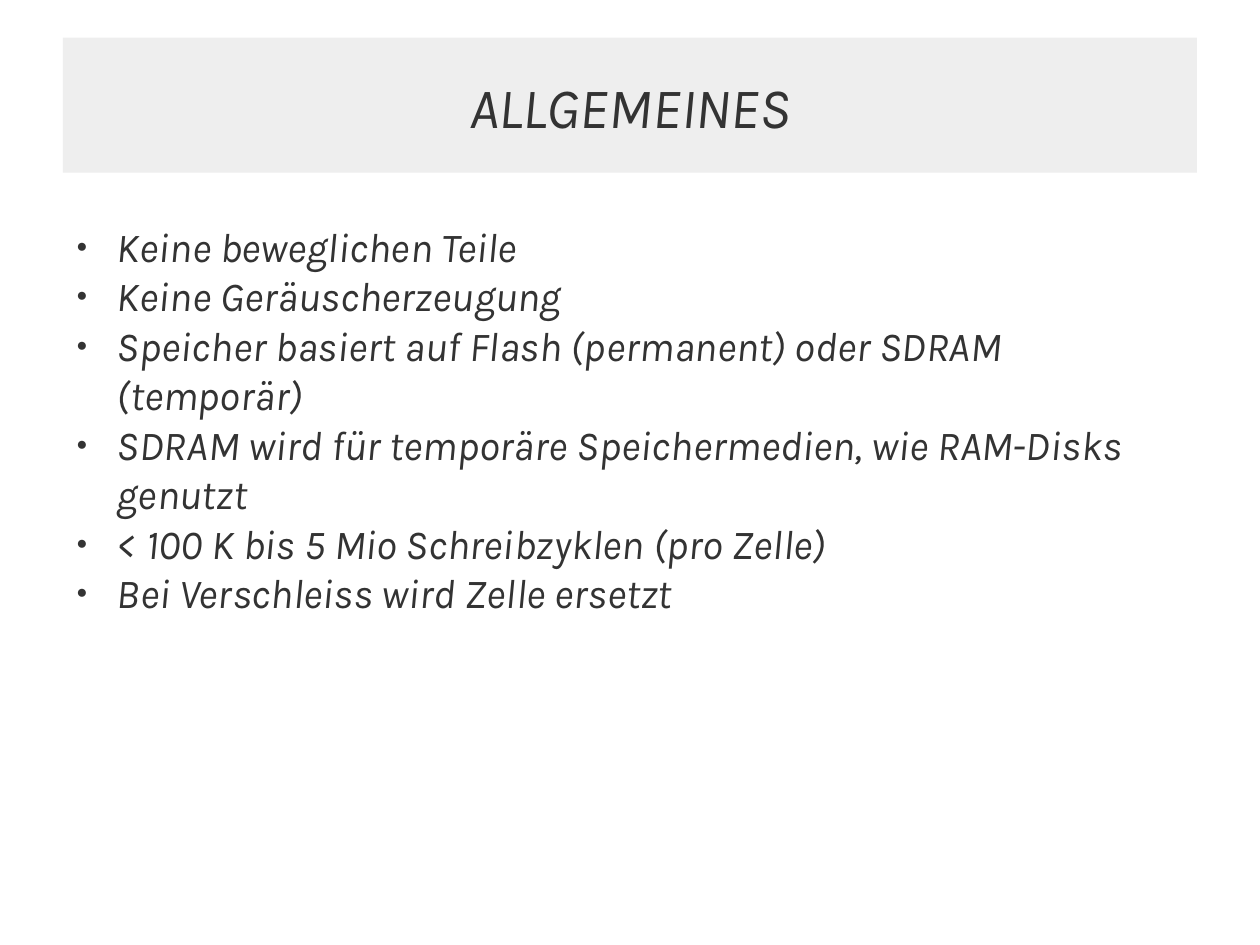
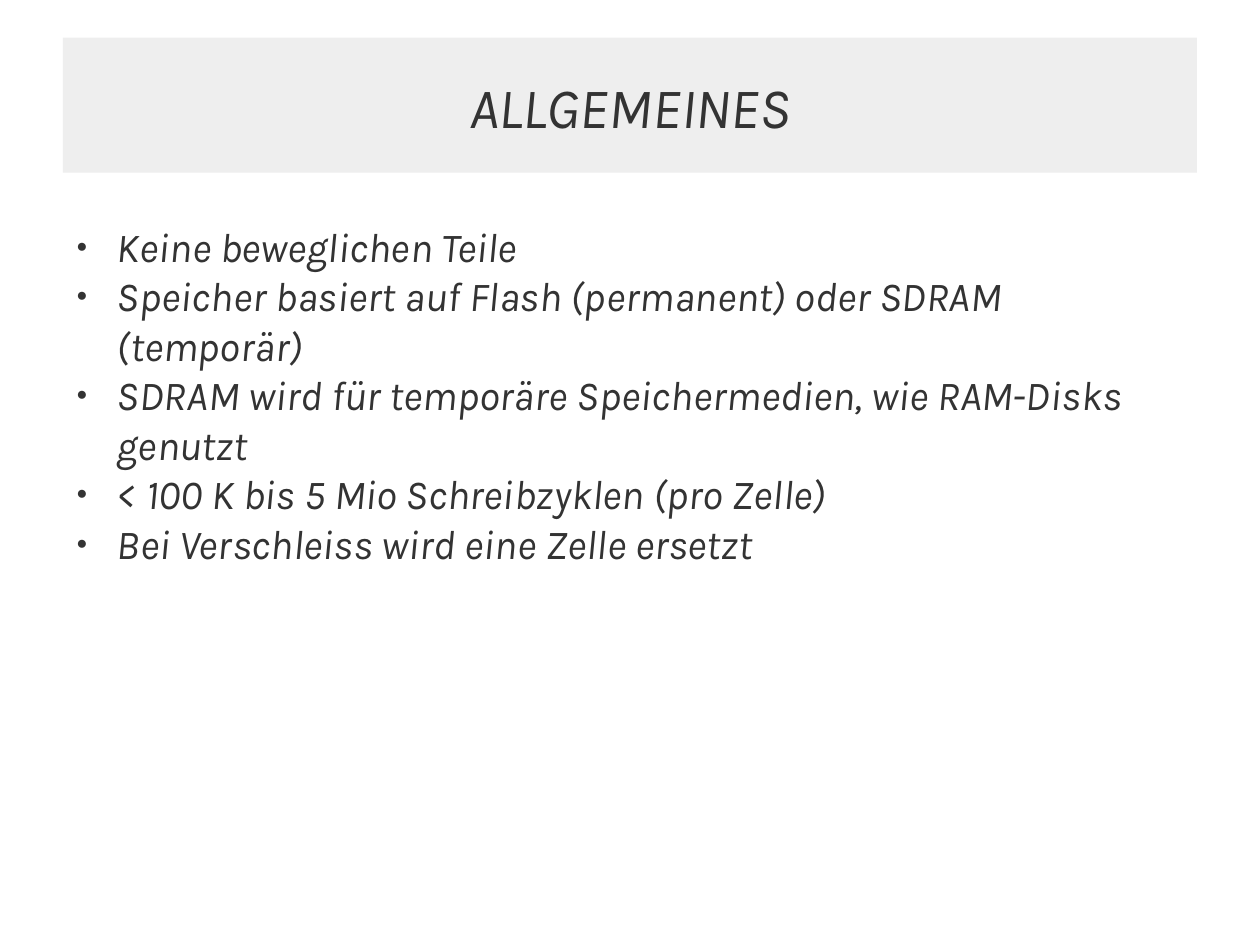
Before and after one commit to JMFootBallPlyr/Hard-drive-system-, a slide deck: slide 12 of WRK/presents/01 - types of drives/types of drives.odp. Drawn at 1260x945 pixels with LibreOffice and Linux fonts; fonts in the diff are those of the drawing. Boxes give left, top, right and bottom in pixels: in the first picture for what was removed or moved away, otherwise in the second. Text is boxed around its words. In the diff, an @@ line names an element or a change of style, - is before the commit and + after.

```diff
--- a/WRK/presents/01 - types of drives/types of drives.odp
+++ b/WRK/presents/01 - types of drives/types of drives.odp
@@ text at (117, 282, 561, 321): paragraph removed @@
-● Keine Geräuscherzeugung
@@ text at (117, 530, 752, 560): text changed @@
-● Bei Verschleiss wird Zelle ersetzt
+● Bei Verschleiss wird eine Zelle ersetzt
```
Also in this commit, not shown: 4 other slides changed, 2 slides added, 4 slides removed, 3 other files.
